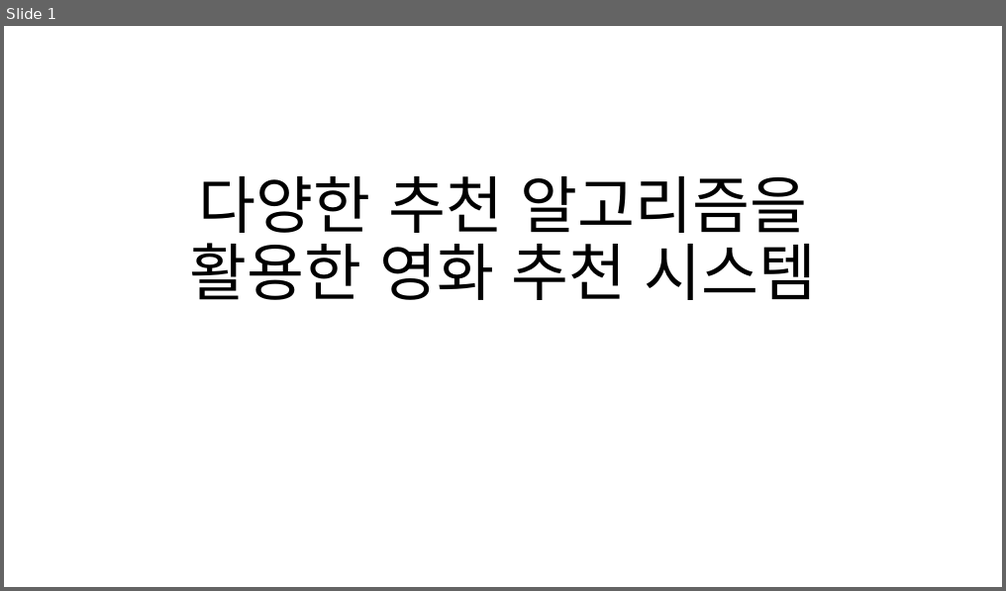
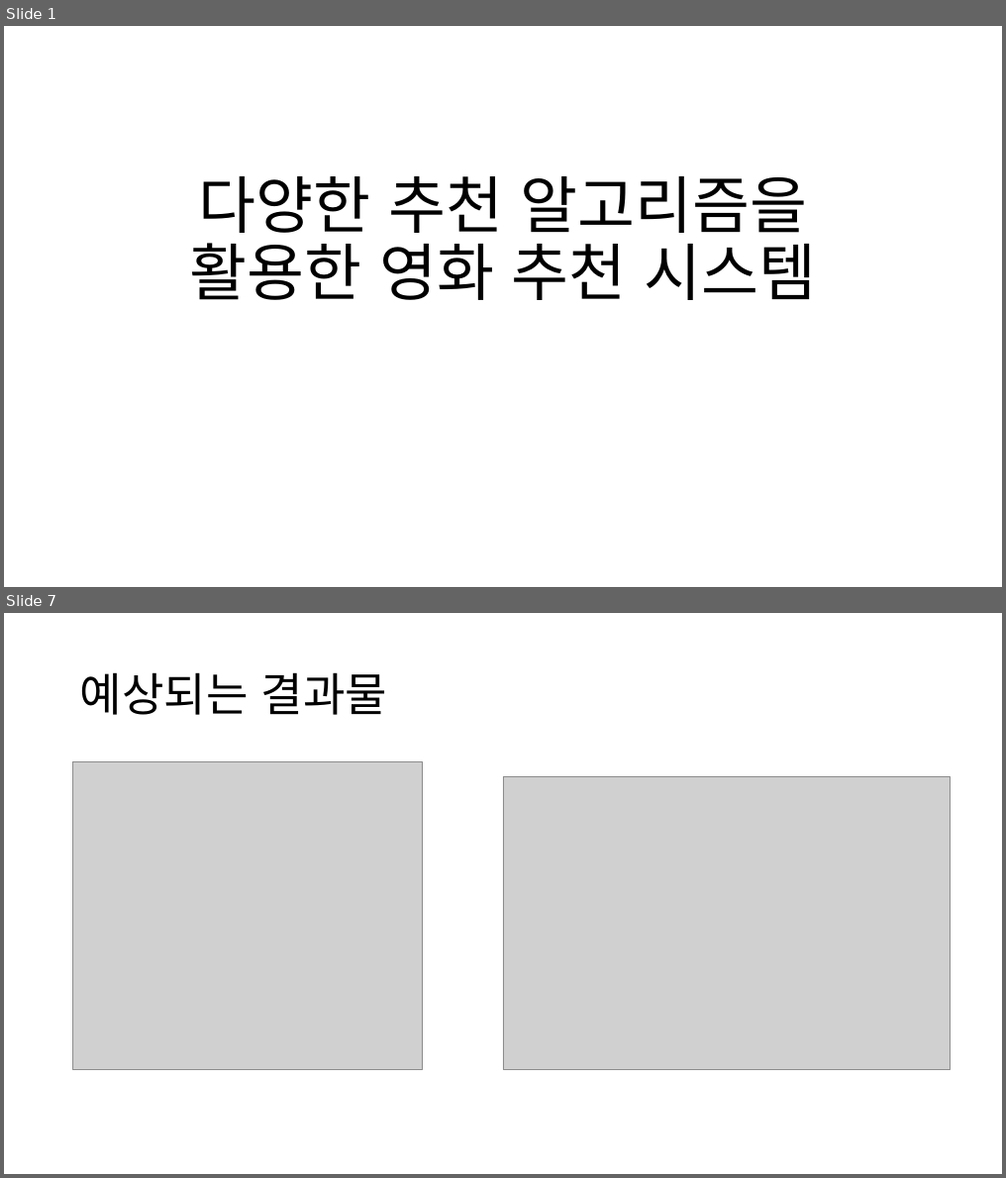
Before and after one commit to laits1/TIL, a slide deck: project/3) 파이널 프로젝트/다양한 추천 알고리즘을 활용한 영화 추천 시스템.pptx. Shown one above the other, each under a label of ours: slide 1 before the commit, slides 1 and 7 after it; the slides between them are not shown. The pictures are 1006x591 and 1006x1178 pixels, drawn with LibreOffice and Linux fonts; fonts in the diff are those of the drawing; grey boxes stand for pictures. Boxes give left, top, right and bottom in pixels: in the first picture for what was removed or moved away, otherwise in the second. Text is boxed around its words. In the diff, an @@ line names an element or a change of style, - is before the commit and + after.

```diff
--- a/project/3) 파이널 프로젝트/다양한 추천 알고리즘을 활용한 영화 추천 시스템.pptx
+++ b/project/3) 파이널 프로젝트/다양한 추천 알고리즘을 활용한 영화 추천 시스템.pptx
@@ slide 7 added at bbox=[4, 613, 1002, 1174], background #FFFFFF @@
@@ title added at bbox=[80, 672, 387, 715], 44 pt, text #000000 @@
+예상되는 결과물
@@ picture added at bbox=[73, 761, 423, 1070] @@
@@ picture added at bbox=[503, 777, 951, 1069] @@
```
Also in this commit, not shown: 3 slides changed, 2 other slides added, 2 other files.
